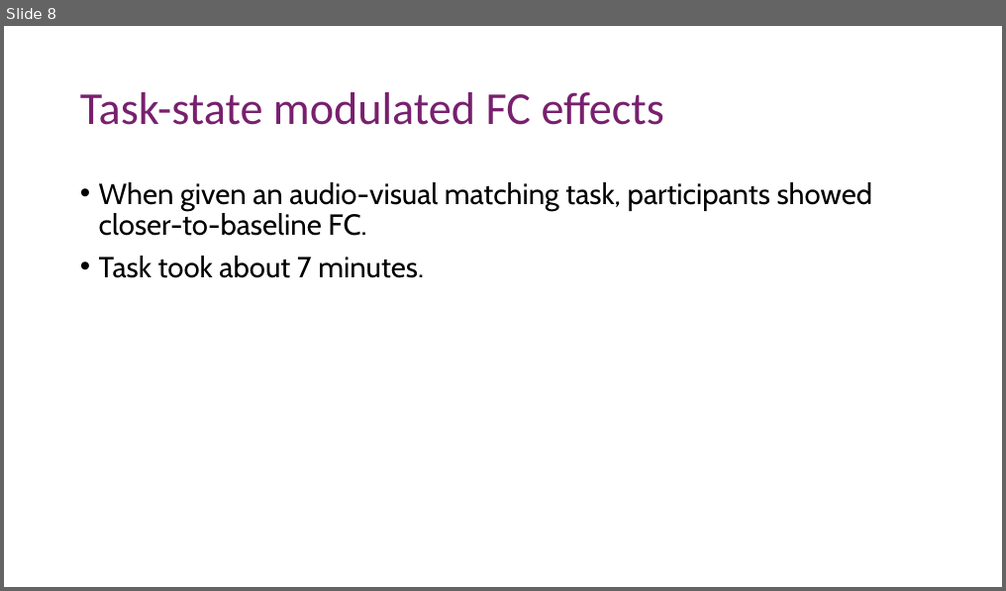
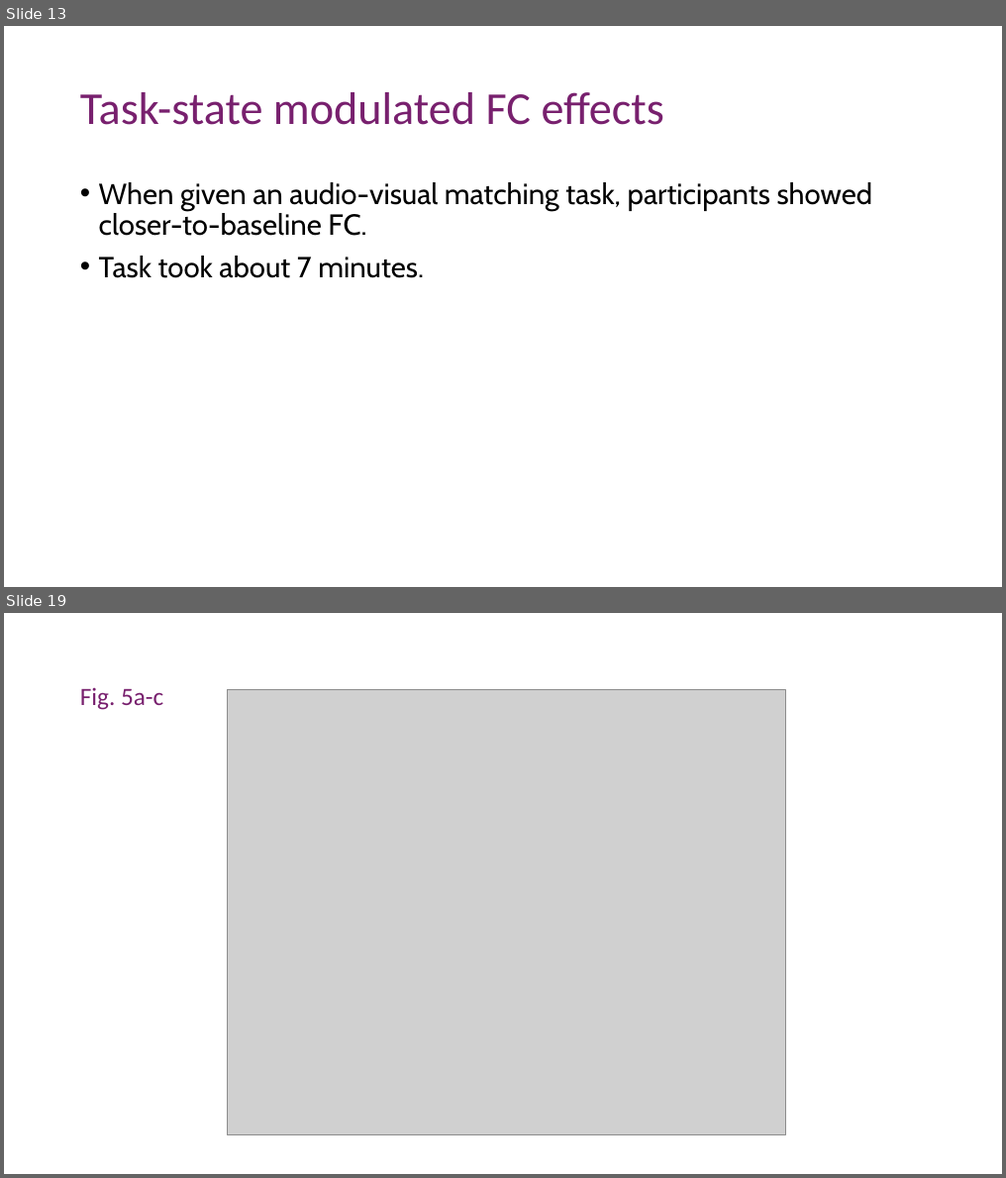
Before and after one commit to nghess/cnjc, a slide deck: psilocybin_fc/siegel_etal_2024.pptx. Shown one above the other, each under a label of ours: slide 8 before the commit, slides 13 and 19 after it; the slides between them are not shown. The pictures are 1006x591 and 1006x1178 pixels, drawn with LibreOffice and Linux fonts; fonts in the diff are those of the drawing; grey boxes stand for pictures. Boxes give left, top, right and bottom in pixels: in the first picture for what was removed or moved away, otherwise in the second. Text is boxed around its words. In the diff, an @@ line names an element or a change of style, - is before the commit and + after.

```diff
--- a/psilocybin_fc/siegel_etal_2024.pptx
+++ b/psilocybin_fc/siegel_etal_2024.pptx
@@ slide 19 added at [4, 613, 1002, 1174], background #FFFFFF @@
@@ title added at [80, 687, 163, 710], 24 pt, text #78206E @@
+Fig. 5a-c
@@ picture added at [228, 689, 785, 1136] @@
@@ what was slide 8 is now slide 13 @@
```
Also in this commit, not shown: 6 slides changed, 11 other slides added, 1 slide removed, 9 other files.
